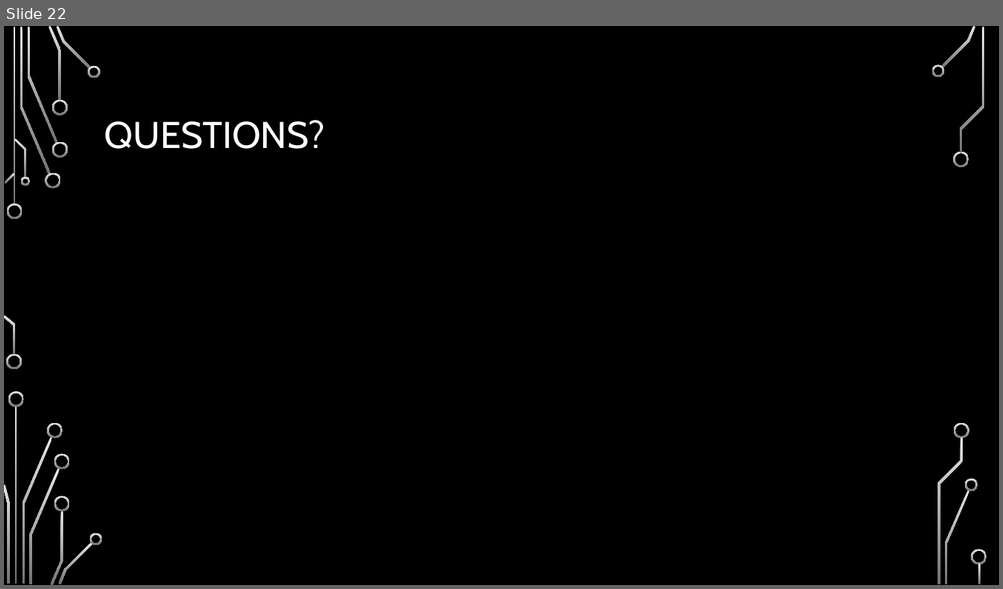
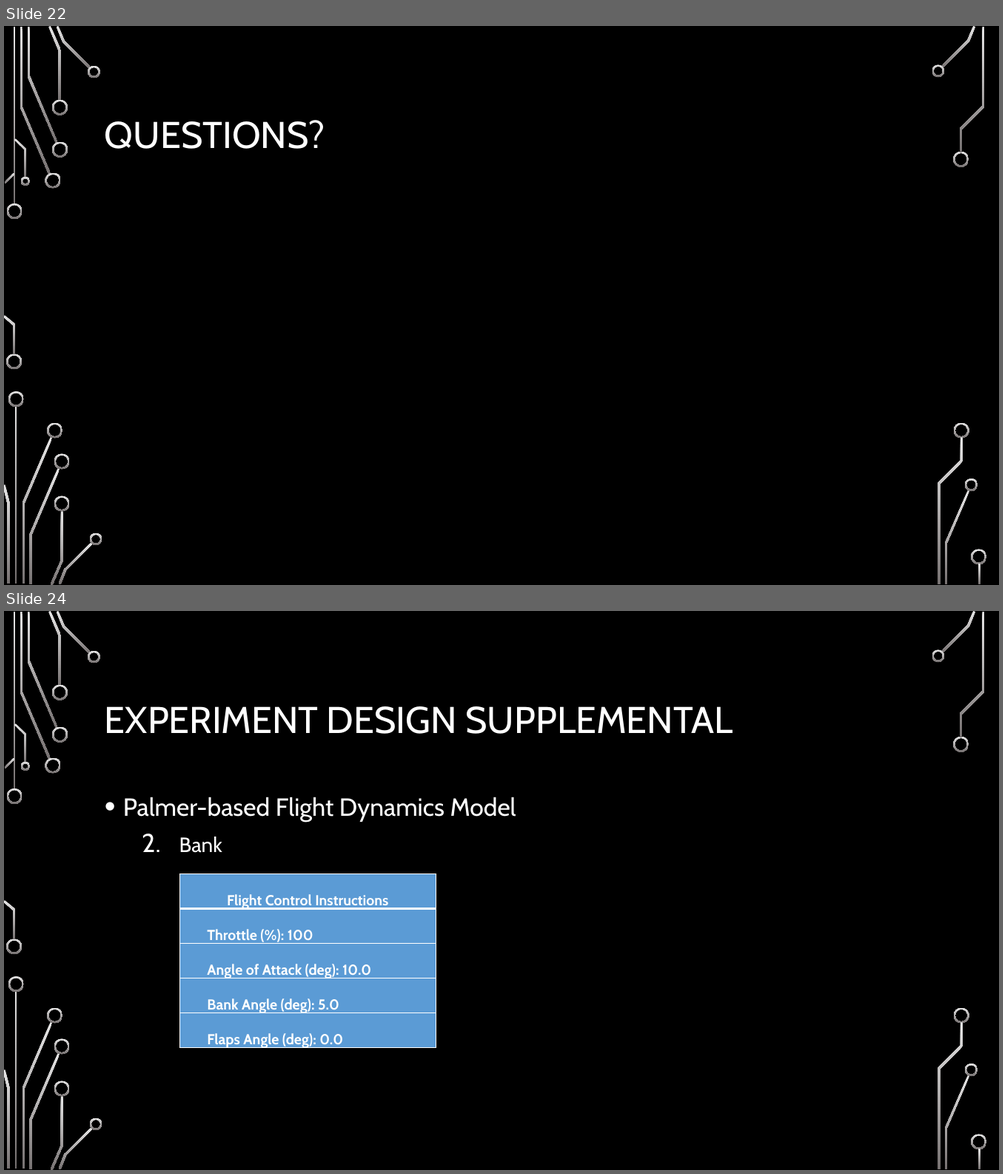
Before and after one commit to chaddw/ECS-Rust-FlightDynamics, a slide deck: Defense.pptx. Shown one above the other, each under a label of ours: slide 22 before the commit, slides 22 and 24 after it; the slides between them are not shown. The pictures are 1003x589 and 1003x1174 pixels, drawn with LibreOffice and Linux fonts; fonts in the diff are those of the drawing; background and template pictures are left out. Boxes give left, top, right and bottom in pixels: in the first picture for what was removed or moved away, otherwise in the second. Text is boxed around its words. In the diff, an @@ line names an element or a change of style, - is before the commit and + after.

```diff
--- a/Defense.pptx
+++ b/Defense.pptx
@@ slide 24 added at (x1=4, y1=611, x2=999, y2=1170), background picture (left out); not listed: 36 template elements that a slide beside it also shows @@
@@ title added at (x1=105, y1=706, x2=733, y2=734), 36 pt, text #FFFFFF @@
+EXPERIMENT DESIGN SUPPLEMENTAL
@@ text added at (x1=123, y1=797, x2=516, y2=853), 24 pt, text #FFFFFF @@
+• Palmer-based Flight Dynamics Model
+  2. Bank
@@ table added at (x1=179, y1=874, x2=436, y2=1052), 5 rows, 1 columns @@
+Flight Control Instructions
+Throttle (%): 100
+Angle of Attack (deg): 10.0
+Bank Angle (deg): 5.0
+Flaps Angle (deg): 0.0
```
Also in this commit, not shown: 2 slides changed, 11 other slides added, 1 slide removed.
